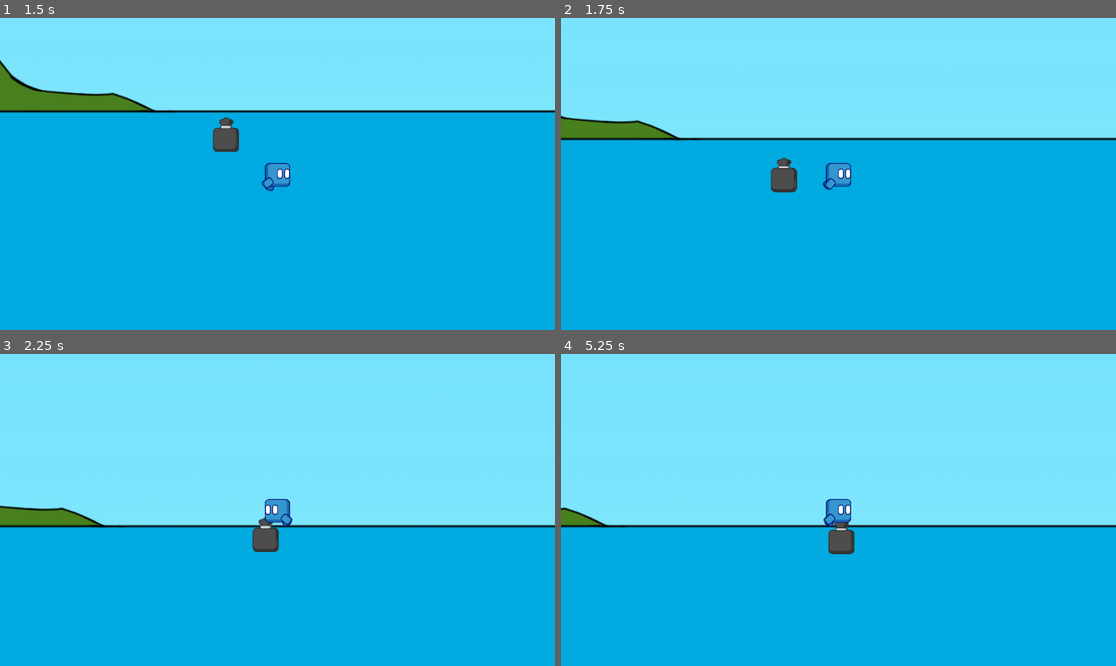
Above: before the commit, frames 1-4 (two rows, left to right).
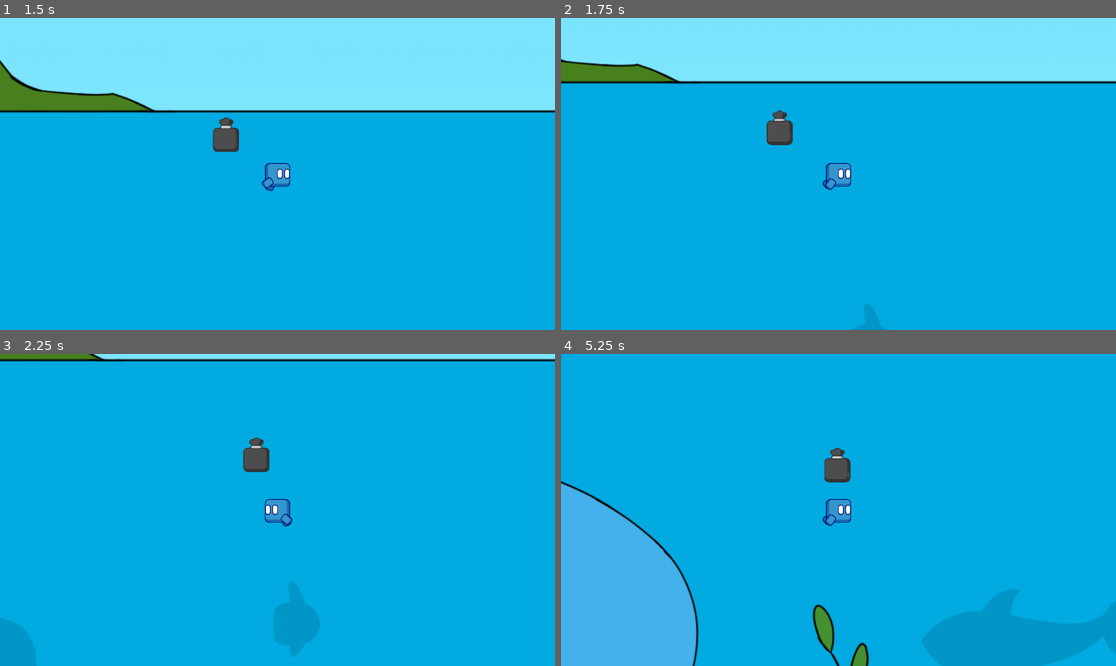
Above: after the commit, the same moments.

Repository: MFarhadA/LitoAndTheOceanOfTrash
Game: Godot game, scene res://Ocean/Ocean.tscn
The game is run twice, just before and just after one commit, with the same random seed, the same clock (stepped at 60 frames per second) and the same inputs.
Inputs:
- Up to frame 1 (1.5 s): hold D (Right) from 0.53 s (still down); tap Space (Jump) at 0.77 s
- Up to frame 2 (1.75 s): keep holding D (Right); tap Space (Jump) at 1.52 s
- Up to frame 3 (2.25 s): release D (Right) at 2.03 s; hold A (Left) from 2.03 s (still down)
- Up to frame 4 (5.25 s): release A (Left) at 2.78 s; hold D (Right) 2.78-4.28 s; tap Space (Jump) at 3.02, 3.77, 4.52 s; hold A (Left) 4.28-5.03 s; hold D (Right) from 5.03 s (still down)

Frame 1 is identical in both runs. In frame 2, 21% of the frame differs, in the area x 0-100%, y 13-100%; in frame 3, 56%; in frame 4, 71%, in the area x 0-100%, y 0-100%.

Commit message:
swim patch

Diff:
--- a/Lobby/Lobby.tscn
+++ b/Lobby/Lobby.tscn
@@ -22,7 +22,7 @@
 scale = Vector2(0.263, 0.263)
 
 [node name="Camera2D" type="Camera2D" parent="Player"]
-position = Vector2(0.449058, -43.3355)
+position = Vector2(0.449097, -168.812)
 scale = Vector2(0.263, 0.263)
 zoom = Vector2(3.26, 3.26)
 limit_left = 0
--- a/Physics/BorderDetection2D.tscn
+++ b/Physics/BorderDetection2D.tscn
@@ -11,7 +11,7 @@
 script = ExtResource("1_3c8vg")
 
 [node name="CollisionShape2D2" type="CollisionShape2D" parent="."]
-position = Vector2(0.5, -15.5)
+position = Vector2(0, -15)
 shape = SubResource("RectangleShape2D_2u5vg")
 
 [connection signal="body_entered" from="." to="." method="_on_body_entered"]
--- a/Player/player.tscn
+++ b/Player/player.tscn
@@ -733,7 +733,7 @@
 size = Vector2(67, 29)
 
 [node name="Player" type="CharacterBody2D"]
-collision_mask = 3
+collision_mask = 7
 script = ExtResource("1_ndj7k")
 
 [node name="player" type="AnimatedSprite2D" parent="."]
@@ -763,9 +763,10 @@
 shape = SubResource("RectangleShape2D_f6f5i")
 
 [node name="WaterDetection2D" parent="." instance=ExtResource("6_feefm")]
+position = Vector2(0, -15)
 
 [node name="BorderDetection2D" parent="." instance=ExtResource("7_gpa1d")]
-collision_mask = 2
+position = Vector2(0, -15)
 
 [connection signal="water_state_changed" from="WaterDetection2D" to="." method="_on_water_detection_2d_water_state_changed"]
 [connection signal="border_state_changed" from="BorderDetection2D" to="." method="_on_border_detection_2d_border_state_changed"]
--- a/project.godot
+++ b/project.godot
@@ -13,7 +13,7 @@
 config/name="Lito And The Ocean Of Trash"
 run/main_scene="res://Ocean/Ocean.tscn"
 config/features=PackedStringArray("4.2", "Mobile")
-config/icon="res://icon.svg"
+config/icon="res://Bag/bag1.png"
 
 [input]
 
